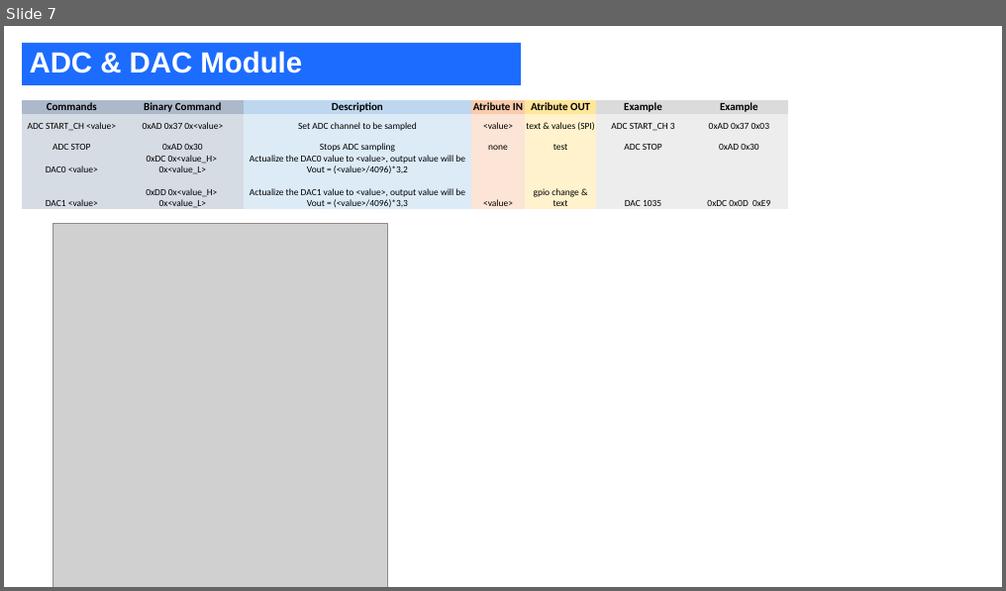
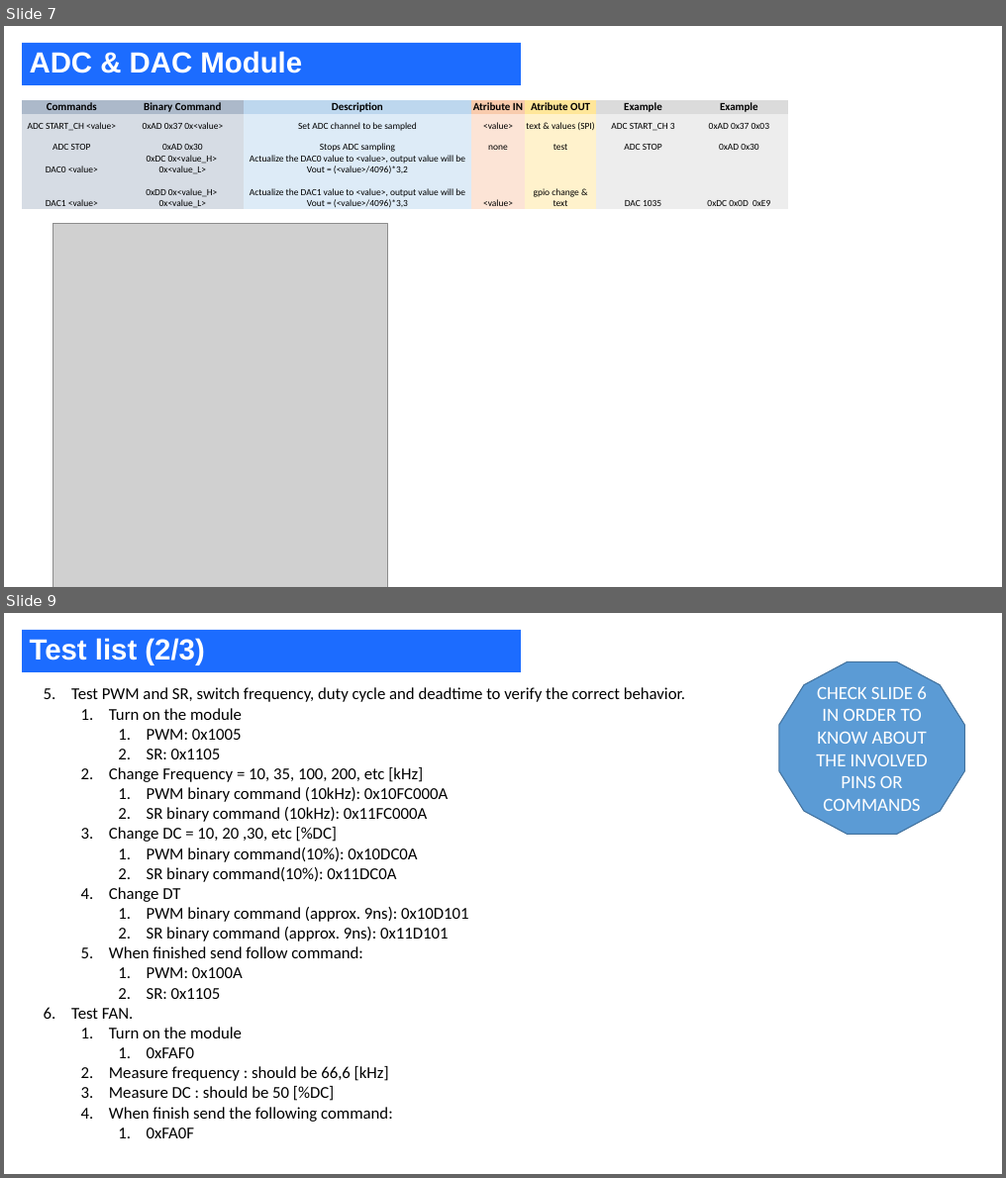
Before and after one commit to JosepIzquierdoMPS/Debug-MPF-32020, a slide deck: FirmwareTransfer_Report.pptx. Shown one above the other, each under a label of ours: slide 7 before the commit, slides 7 and 9 after it; the slides between them are not shown. The pictures are 1006x591 and 1006x1178 pixels, drawn with LibreOffice and Linux fonts; fonts in the diff are those of the drawing; grey boxes stand for pictures. Boxes give left, top, right and bottom in pixels: in the first picture for what was removed or moved away, otherwise in the second. Text is boxed around its words. In the diff, an @@ line names an element or a change of style, - is before the commit and + after.

Commit message:
adding ppt and recheck fw, should be ok

```diff
--- a/FirmwareTransfer_Report.pptx
+++ b/FirmwareTransfer_Report.pptx
@@ slide 9 added at bbox=[4, 613, 1002, 1174], background #FFFFFF @@
@@ title added at bbox=[22, 630, 522, 672], fill #1C6CFF, 28 pt, text #FFFFFF, bold @@
+Test list (2/3)
@@ dodecagon added at bbox=[779, 662, 964, 834], fill #5B9BD5, outline #43739E 1 pt, 18 pt, text #FFFFFF @@
+CHECK SLIDE 6 IN ORDER TO KNOW ABOUT THE INVOLVED PINS OR COMMANDS
@@ text added at bbox=[71, 687, 685, 1139], 16 pt, text #000000 @@
+5. Test PWM and SR, switch frequency, duty cycle and deadtime to verify the correct behavior.
+  1. Turn on the module
+    1. PWM: 0x1005
+    2. SR: 0x1105
+  2. Change Frequency = 10, 35, 100, 200, etc [kHz]
+    1. PWM binary command (10kHz): 0x10FC000A
+    2. SR binary command (10kHz): 0x11FC000A
+  3. Change DC = 10, 20 ,30, etc [%DC]
+    1. PWM binary command(10%): 0x10DC0A
+    2. SR binary command(10%): 0x11DC0A
+  4. Change DT
+    1. PWM binary command (approx. 9ns): 0x10D101
+    2. SR binary command (approx. 9ns): 0x11D101
+  5. When finished send follow command:
+    1. PWM: 0x100A
+    2. SR: 0x1105
+6. Test FAN.
+  1. Turn on the module
+    1. 0xFAF0
+  2. Measure frequency : should be 66,6 [kHz]
+  3. Measure DC : should be 50 [%DC]
+  4. When finish send the following command:
+    1. 0xFA0F
```
Also in this commit, not shown: 2 other slides added, 1 slide removed, 4 other files.
